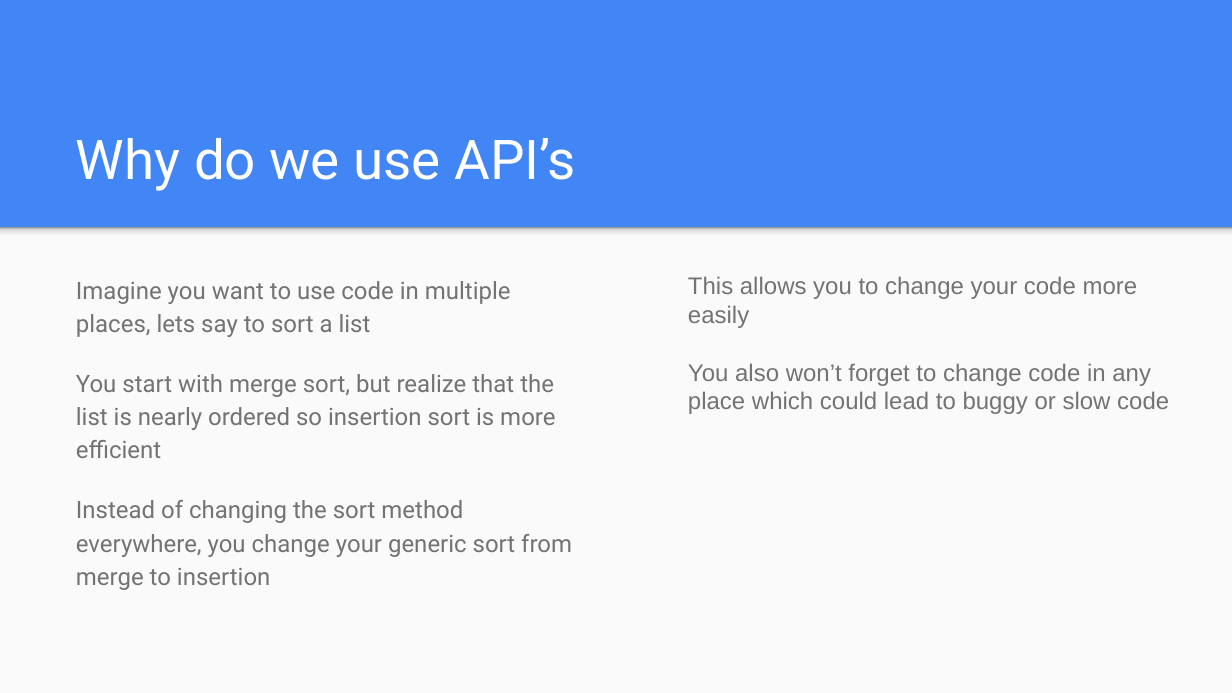
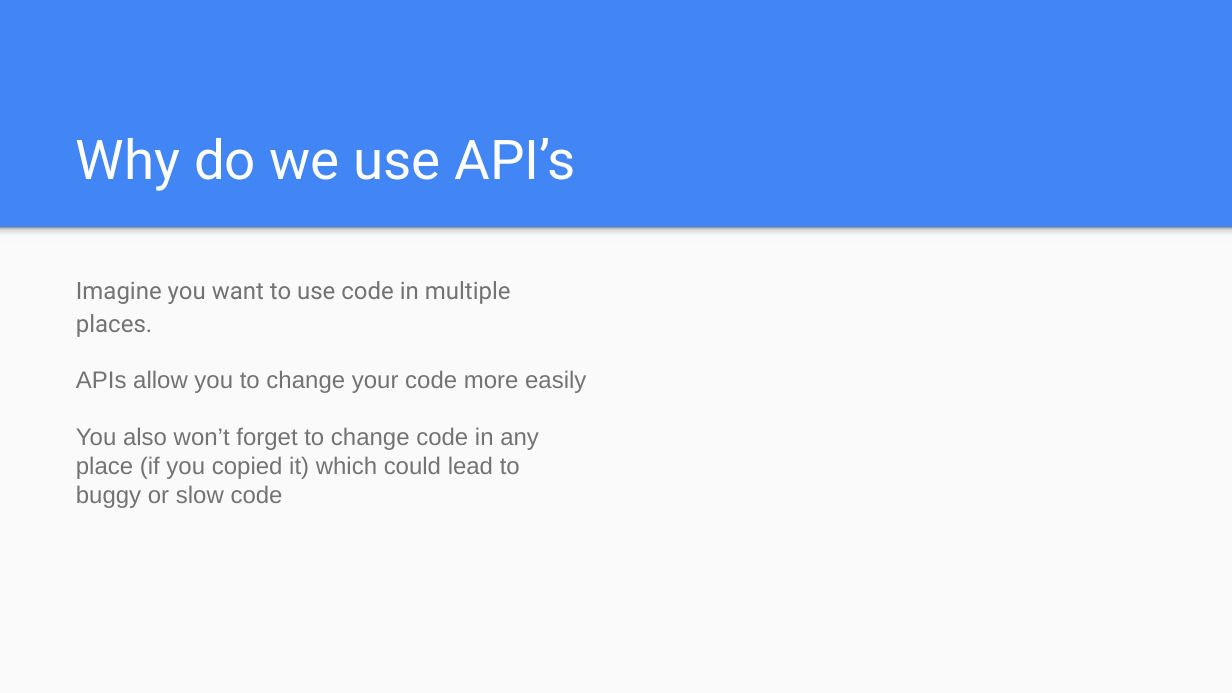
Before and after one commit to JohnnyBerman/HCS-Data-Science-Bootcamp, a slide deck: slide 5 of HCS Data Science Bootcamp.pptx. Drawn at 1232x693 pixels with LibreOffice and Linux fonts; fonts in the diff are those of the drawing. Boxes give left, top, right and bottom in pixels: in the first picture for what was removed or moved away, otherwise in the second. Text is boxed around its words. In the diff, an @@ line names an element or a change of style, - is before the commit and + after.

```diff
--- a/HCS Data Science Bootcamp.pptx
+++ b/HCS Data Science Bootcamp.pptx
@@ text at (76, 281, 586, 508): text changed; font Roboto to Arial @@
-Imagine you want to use code in multiple places, lets say to sort a list
-You start with merge sort, but realize that the list is nearly ordered so insertion sort is more efficient
-Instead of changing the sort method everywhere, you change your generic sort from merge to insertion
+Imagine you want to use code in multiple places.
+APIs allow you to change your code more easily
+You also won’t forget to change code in any place (if you copied it) which could lead to buggy or slow code
@@ text removed at (688, 276, 1169, 414) @@
-This allows you to change your code more easily
-You also won’t forget to change code in any place which could lead to buggy or slow code
```
Also in this commit, not shown: 3 other slides changed, 3 slides added.
